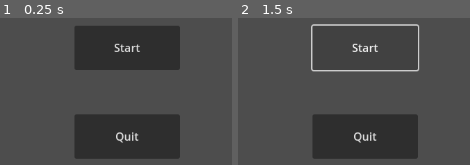
Above: before the commit, frames 1-2 (left to right).
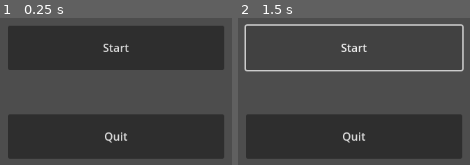
Above: after the commit, the same moments.

Repository: SeeminglyUnrelated/Game-Off-2023
Game: Godot game, scene res://Scenes/main_menu.tscn
The game is run twice, just before and just after one commit, with the same random seed, the same clock (stepped at 60 frames per second) and the same inputs.
Inputs:
- Up to frame 1 (0.25 s): no input
- Up to frame 2 (1.5 s): click "Start" at 0.5 s; click "Start" at 1.25 s

The runs differ from the first frame. In frame 1, 29% of the frame differs, in the area x 3-97%, y 5-96%; in frame 2, 18%.

Commit message:
Example Commit

Diff:
--- a/Scenes/main_menu.tscn
+++ b/Scenes/main_menu.tscn
@@ -16,9 +16,9 @@
 anchors_preset = 15
 anchor_right = 1.0
 anchor_bottom = 1.0
-offset_left = 488.0
+offset_left = 392.0
 offset_top = 128.0
-offset_right = -512.0
+offset_right = -448.0
 offset_bottom = -456.0
 grow_horizontal = 2
 grow_vertical = 2
@@ -29,9 +29,9 @@
 anchors_preset = 15
 anchor_right = 1.0
 anchor_bottom = 1.0
-offset_left = 488.0
+offset_left = 392.0
 offset_top = 256.0
-offset_right = -512.0
+offset_right = -448.0
 offset_bottom = -328.0
 grow_horizontal = 2
 grow_vertical = 2
